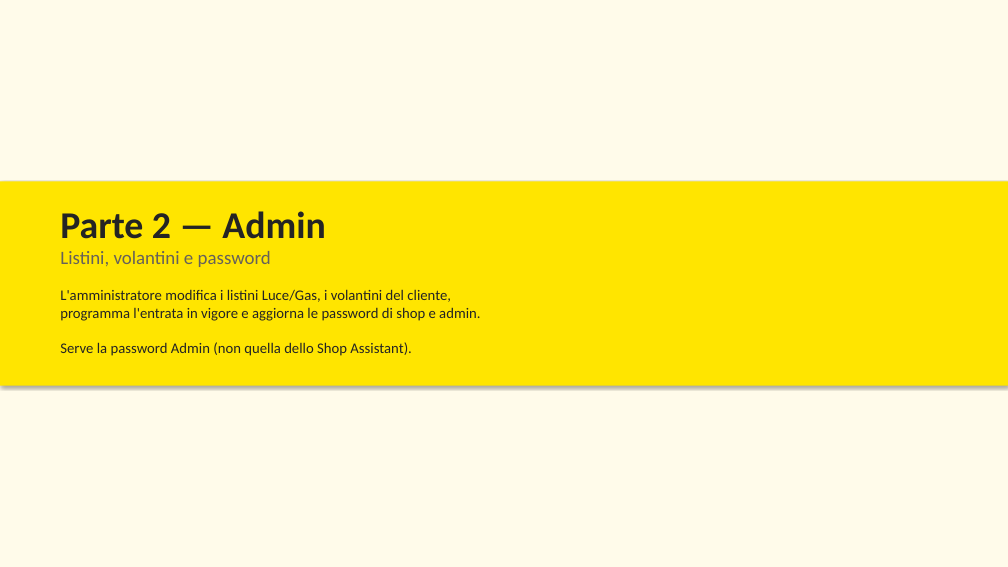
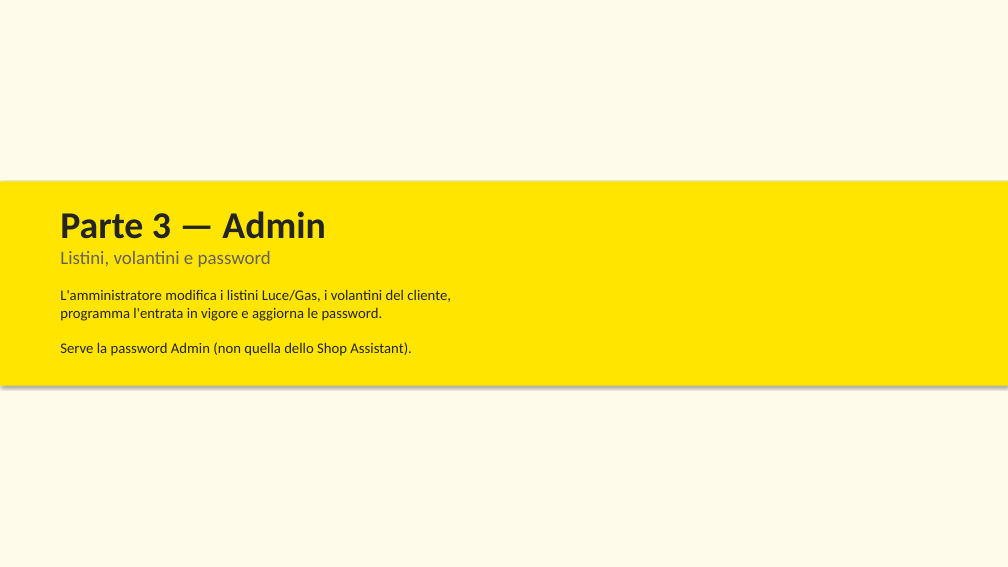
Before and after one commit to MBRP95/Preventivatore, a slide deck: slide 21 of docs/manuale/Manuale_Preventivatore.pptx (slide 13 before the commit). Drawn at 1008x567 pixels with LibreOffice and Linux fonts; fonts in the diff are those of the drawing. Boxes give left, top, right and bottom in pixels: in the first picture for what was removed or moved away, otherwise in the second. Text is boxed around its words. In the diff, an @@ line names an element or a change of style, - is before the commit and + after.

```diff
--- a/docs/manuale/Manuale_Preventivatore.pptx
+++ b/docs/manuale/Manuale_Preventivatore.pptx
@@ text at (60, 211, 325, 239): text changed @@
-Parte 2 — Admin
+Parte 3 — Admin
@@ text at (60, 289, 451, 356): text changed @@
-L'amministratore modifica i listini Luce/Gas, i volantini del cliente,
-programma l'entrata in vigore e aggiorna le password di shop e admin.
-Serve la password Admin (non quella dello Shop Assistant).
+L'amministratore modifica i listini Luce/Gas, i volantini del cliente,
+programma l'entrata in vigore e aggiorna le password.
+Serve la password Admin (non quella dello Shop Assistant).
```
Also in this commit, not shown: 17 other slides changed, 8 slides added, 7 other files.
